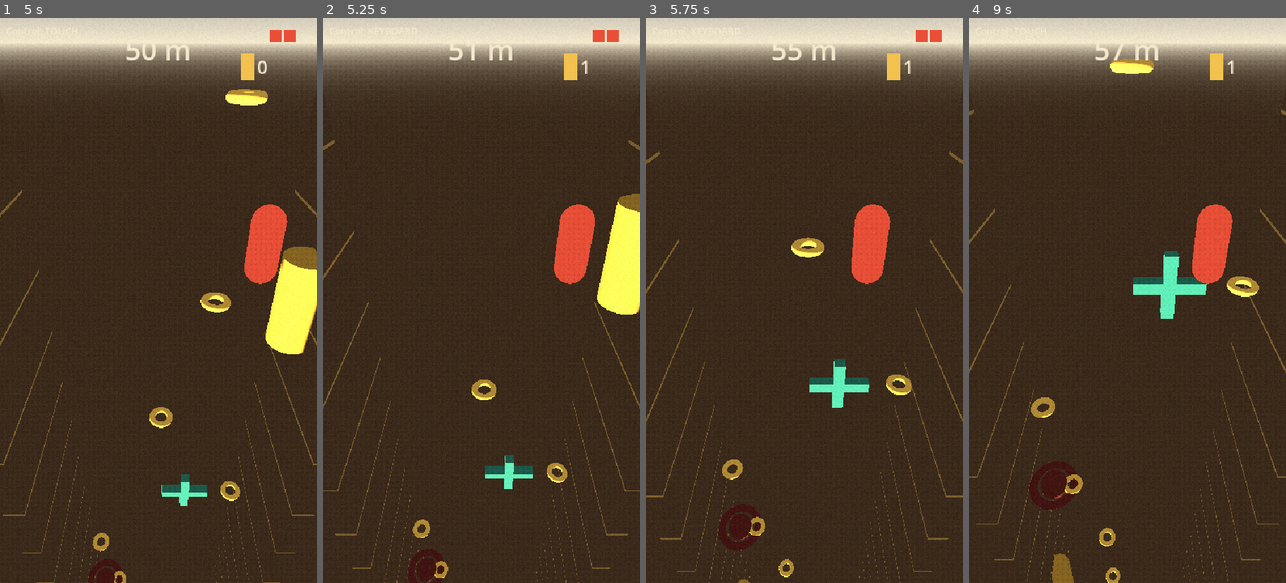
Above: before the commit, frames 1-4 (left to right).
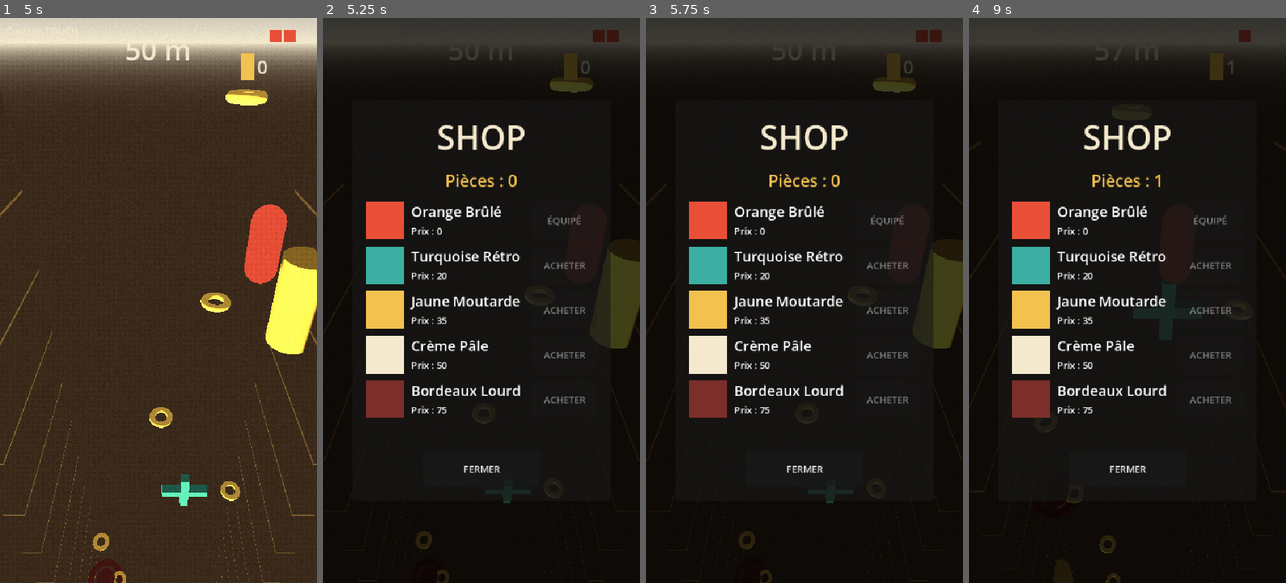
Above: after the commit, the same moments.

Repository: quvntvn/Hyperdive
Game: Godot game, scene res://scenes/game/main_game.tscn
Two runs of this game, one before a commit and one after it. Both use one fixed random seed, a clock stepped at 60 frames per second and the inputs below.
Inputs (mouse positions are in pixels of both pictures, inside the frame that each line leads up to):
- Up to frame 1 (5 s): tap Enter at 0.5 s; move the mouse to (228, 272) at 0.52 s; hold D (move_right) 0.53-1.25 s; tap 1 at 0.6 s; click (228, 272) at 0.67 s; drag from (95, 328) to (142, 413) at 1.27 s; move the mouse to (190, 176) at 2.02 s; hold D (move_right) 2.03-2.75 s; tap 3 at 2.1 s; drag from (142, 413) to (63, 215) at 2.77 s; move the mouse to (253, 385) at 3.52 s; hold A (move_left) 3.53-4.25 s; tap 2 at 3.6 s; drag from (63, 215) to (110, 159) at 4.27 s
- Up to frame 2 (5.25 s): move the mouse to (497, 300) at 5.02 s; hold S from 5.03 s (still down); tap 1 at 5.1 s; click (497, 300) at 5.17 s
- Up to frame 3 (5.75 s): keep holding S
- Up to frame 4 (9 s): release S at 5.75 s; click (1127, 470) at 5.75 s, where only the run after the commit has a clickable "FERMER"; drag from (1079, 159) to (1064, 328) at 6.52 s; tap Space at 7.25, 8.75 s; move the mouse to (1197, 272) at 7.27 s; hold D (move_right) 7.28-8 s; tap 3 at 7.35 s; tap Enter at 8 s; drag from (1064, 328) to (1111, 413) at 8.02 s; move the mouse to (1159, 176) at 8.77 s; hold S from 8.78 s (still down); tap 2 at 8.85 s

Frame 1 is identical in both runs. In frame 2, 98% of the frame differs, in the area x 0-100%, y 0-100%; in frame 3, 96%; in frame 4, 98%.

Commit message:
feat(ui): ecran shop avec liste skins, etats achat/equipement, pause du jeu

Diff:
--- a/hyperdive/scenes/game/main_game.tscn
+++ b/hyperdive/scenes/game/main_game.tscn
@@ -13,6 +13,7 @@
 [ext_resource type="PackedScene" path="res://scenes/gameplay/corridor_walls.tscn" id="CorridorWallsScene"]
 [ext_resource type="Script" path="res://scripts/gameplay/coin_spawner.gd" id="CoinSpawnerScript"]
 [ext_resource type="PackedScene" path="res://scenes/collectibles/coin.tscn" id="CoinScene"]
+[ext_resource type="PackedScene" path="res://scenes/ui/shop_screen.tscn" id="ShopScreenScene"]
 
 [sub_resource type="ProceduralSkyMaterial" id="ProceduralSkyMaterial_1"]
 sky_top_color = Color(0.122, 0.188, 0.369, 1)
@@ -68,3 +69,5 @@
 
 [node name="GameHUD" parent="." instance=ExtResource("GameHUDScene")]
 player_path = NodePath("../Player")
+
+[node name="ShopScreen" parent="." instance=ExtResource("ShopScreenScene")]
--- /dev/null
+++ b/hyperdive/scenes/ui/shop_screen.tscn
@@ -0,0 +1,54 @@
+[gd_scene load_steps=2 format=3]
+
+[ext_resource type="Script" path="res://scripts/ui/shop_screen.gd" id="ShopScript"]
+
+[node name="ShopScreen" type="CanvasLayer"]
+layer = 5
+visible = false
+process_mode = 3
+script = ExtResource("ShopScript")
+
+[node name="Background" type="ColorRect" parent="."]
+anchor_right = 1.0
+anchor_bottom = 1.0
+color = Color(0, 0, 0, 0.75)
+
+[node name="ShopPanel" type="Panel" parent="."]
+anchor_left = 0.5
+anchor_top = 0.5
+anchor_right = 0.5
+anchor_bottom = 0.5
+offset_left = -220.0
+offset_top = -340.0
+offset_right = 220.0
+offset_bottom = 340.0
+
+[node name="Layout" type="VBoxContainer" parent="ShopPanel"]
+anchor_right = 1.0
+anchor_bottom = 1.0
+offset_left = 24.0
+offset_top = 24.0
+offset_right = -24.0
+offset_bottom = -24.0
+theme_override_constants/separation = 16
+
+[node name="TitleLabel" type="Label" parent="ShopPanel/Layout"]
+text = "SHOP"
+horizontal_alignment = 1
+theme_override_font_sizes/font_size = 56
+theme_override_colors/font_color = Color(0.957, 0.914, 0.804, 1)
+
+[node name="CoinsLabel" type="Label" parent="ShopPanel/Layout"]
+text = "Pièces : 0"
+horizontal_alignment = 1
+theme_override_font_sizes/font_size = 28
+theme_override_colors/font_color = Color(0.949, 0.757, 0.306, 1)
+
+[node name="SkinList" type="VBoxContainer" parent="ShopPanel/Layout"]
+size_flags_vertical = 3
+theme_override_constants/separation = 12
+
+[node name="CloseButton" type="Button" parent="ShopPanel/Layout"]
+custom_minimum_size = Vector2(200.0, 60.0)
+size_flags_horizontal = 4
+text = "FERMER"
--- /dev/null
+++ b/hyperdive/scripts/ui/shop_screen.gd
@@ -0,0 +1,65 @@
+extends CanvasLayer
+class_name ShopScreen
+
+var _coins_label: Label
+var _skin_list: VBoxContainer
+
+func _ready() -> void:
+	add_to_group("shop_screen")
+	_coins_label = $ShopPanel/Layout/CoinsLabel
+	_skin_list = $ShopPanel/Layout/SkinList
+	Settings.coin_collected.connect(func(_n: int) -> void: refresh())
+	Settings.owned_skins_changed.connect(refresh)
+	Settings.equipped_skin_changed.connect(func(_id: String) -> void: refresh())
+	$ShopPanel/Layout/CloseButton.pressed.connect(close)
+	refresh()
+
+func refresh() -> void:
+	_coins_label.text = "Pièces : " + str(Settings.coins_total)
+	for child in _skin_list.get_children():
+		_skin_list.remove_child(child)
+		child.queue_free()
+	for skin in Catalog.SKINS:
+		var skin_id: String = skin["id"]
+		var price: int = skin["price"]
+		var row := HBoxContainer.new()
+		row.add_theme_constant_override("separation", 12)
+		var preview := ColorRect.new()
+		preview.custom_minimum_size = Vector2(64.0, 64.0)
+		preview.color = skin["color"]
+		row.add_child(preview)
+		var info := VBoxContainer.new()
+		info.size_flags_horizontal = Control.SIZE_EXPAND_FILL
+		var name_label := Label.new()
+		name_label.text = skin["name"]
+		name_label.add_theme_font_size_override("font_size", 24)
+		var price_label := Label.new()
+		price_label.text = "Prix : " + str(price)
+		info.add_child(name_label)
+		info.add_child(price_label)
+		row.add_child(info)
+		var btn := Button.new()
+		btn.custom_minimum_size = Vector2(110.0, 48.0)
+		if skin_id == Settings.equipped_skin:
+			btn.text = "ÉQUIPÉ"
+			btn.disabled = true
+		elif skin_id in Settings.owned_skins:
+			btn.text = "ÉQUIPER"
+			btn.pressed.connect(Settings.equip_skin.bind(skin_id))
+		elif Settings.coins_total >= price:
+			btn.text = "ACHETER"
+			btn.pressed.connect(Settings.buy_skin.bind(skin_id))
+		else:
+			btn.text = "ACHETER"
+			btn.disabled = true
+		row.add_child(btn)
+		_skin_list.add_child(row)
+
+func open() -> void:
+	visible = true
+	refresh()
+	get_tree().paused = true
+
+func close() -> void:
+	visible = false
+	get_tree().paused = false
Not shown: 1 places in hyperdive/scenes/game/main_game.tscn that only renumber resources
